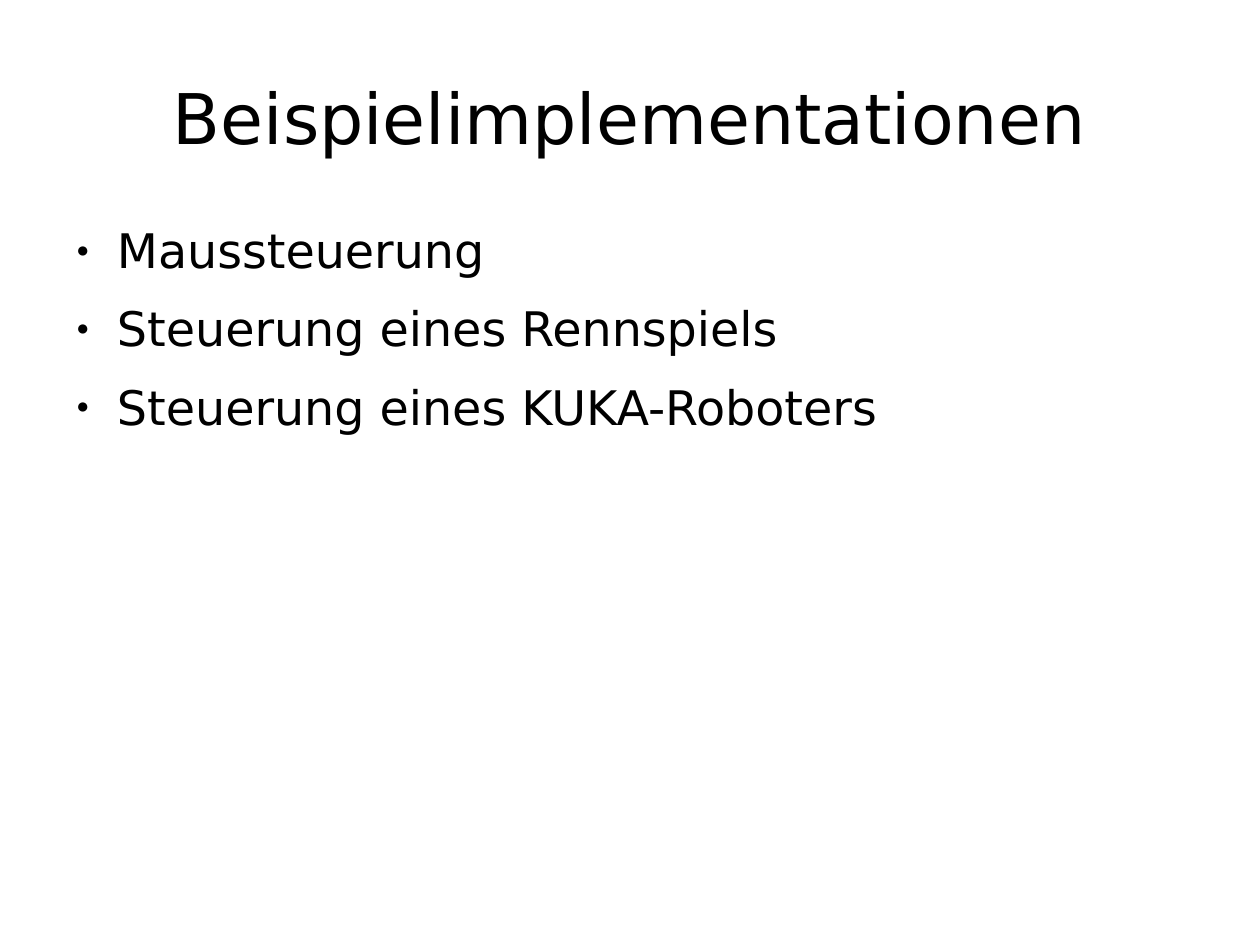
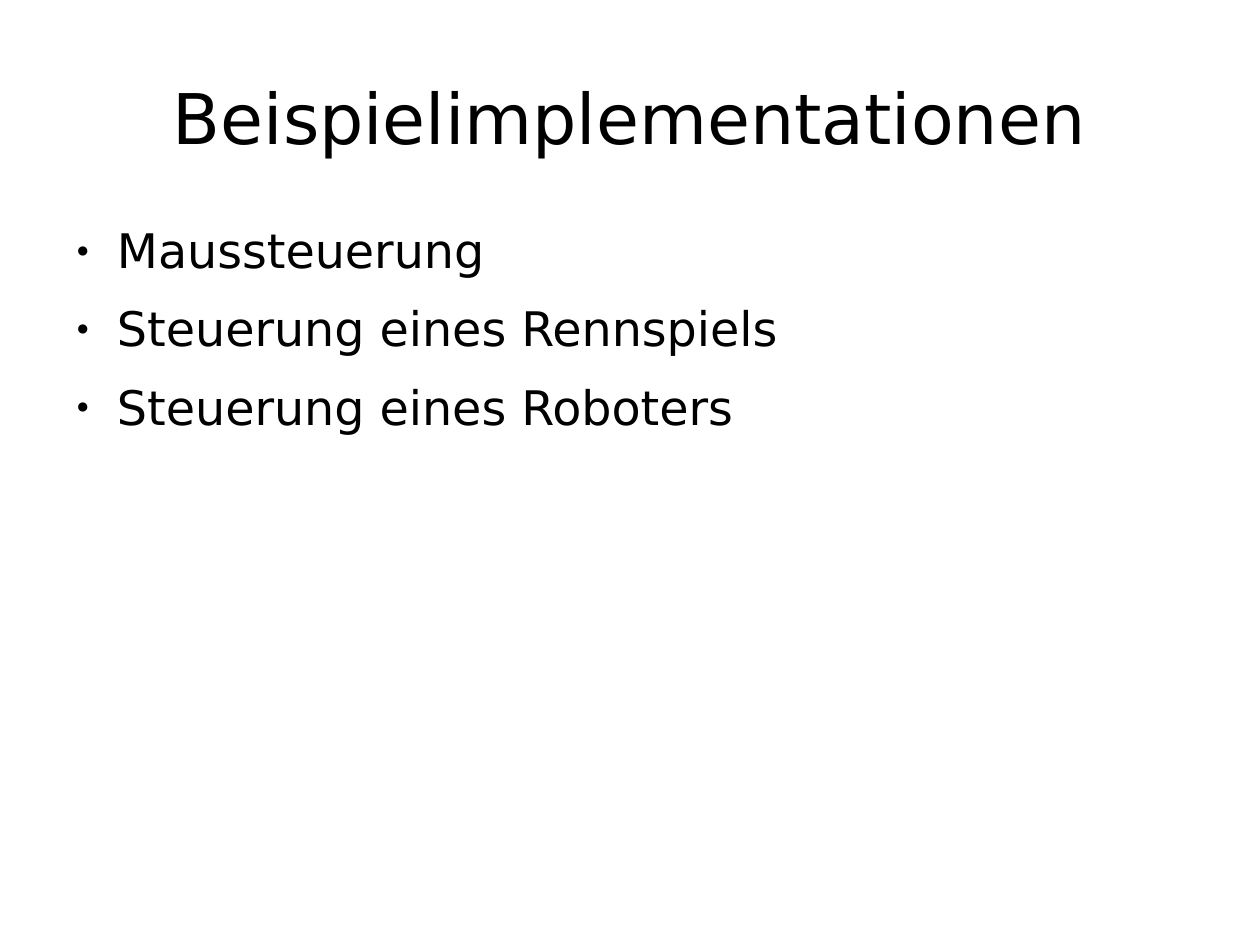
Before and after one commit to enra64/psychic-giggle, a slide deck: slide 4 of zwischenstand anfang dezember.odp. Drawn at 1260x945 pixels with LibreOffice and Linux fonts; fonts in the diff are those of the drawing. Boxes give left, top, right and bottom in pixels: in the first picture for what was removed or moved away, otherwise in the second. Text is boxed around its words. In the diff, an @@ line names an element or a change of style, - is before the commit and + after.

```diff
--- a/zwischenstand anfang dezember.odp
+++ b/zwischenstand anfang dezember.odp
@@ text at [117, 388, 733, 435]: text changed @@
-● Steuerung eines KUKA-Roboters
+● Steuerung eines Roboters
```
Also in this commit, not shown: 3 other slides changed, 3 slides added, 5 slides removed, 2 other files.
